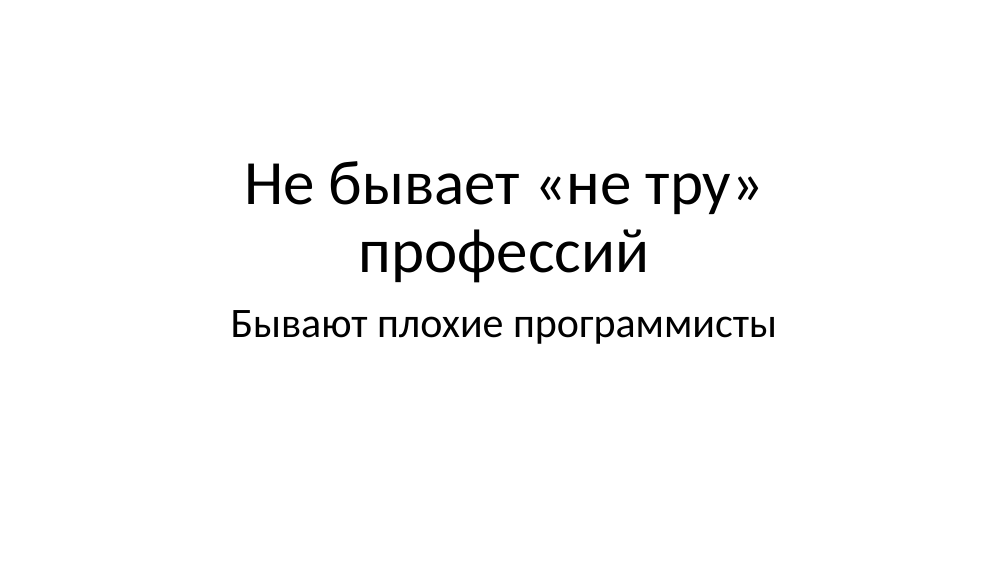
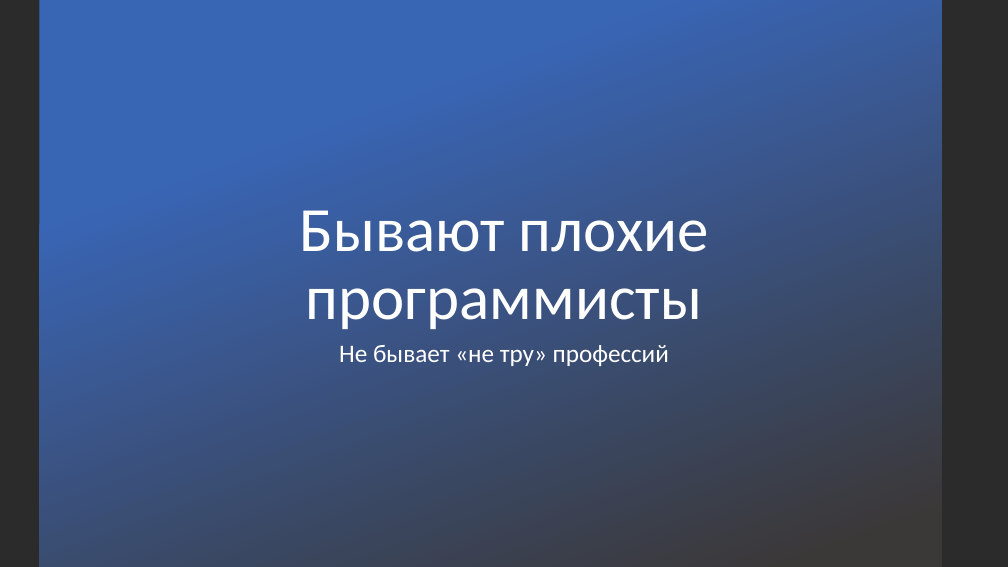
Before and after one commit to kugushev/presentations, a slide deck: slide 10 of Presentation.pptx. Drawn at 1008x567 pixels with LibreOffice and Linux fonts; fonts in the diff are those of the drawing; background and template pictures are left out; a plain dark background stands for a picture behind light text. Boxes give left, top, right and bottom in pixels: in the first picture for what was removed or moved away, otherwise in the second. Text is boxed around its words. In the diff, an @@ line names an element or a change of style, - is before the commit and + after.

```diff
--- a/Presentation.pptx
+++ b/Presentation.pptx
@@ background #FFFFFF to picture (left out) @@
@@ rectangle added at [39, 0, 941, 567], fill gradient #3965B5 to #3B3838 @@
@@ title "Бывают плохие программисты": place and size @@
-title "Бывают плохие программисты" at [231, 310, 777, 344]
+title "Бывают плохие программисты" at [299, 210, 709, 329]
@@ title "Бывают плохие программисты" at [299, 210, 709, 329]: size 40 to 60 pt, text colour #000000 to #FFFFFF; less space between paragraphs; vertical alignment top to bottom @@
@@ subtitle "Не бывает «не тру» профессий": place and size @@
-subtitle "Не бывает «не тру» профессий" at [244, 161, 764, 283]
+subtitle "Не бывает «не тру» профессий" at [339, 345, 669, 366]
@@ subtitle "Не бывает «не тру» профессий" at [339, 345, 669, 366]: size 60 to 24 pt, text colour #000000 to #FFFFFF; more space between paragraphs; vertical alignment bottom to top @@
```
Also in this commit, not shown: 9 other slides changed, 1 slide added.
